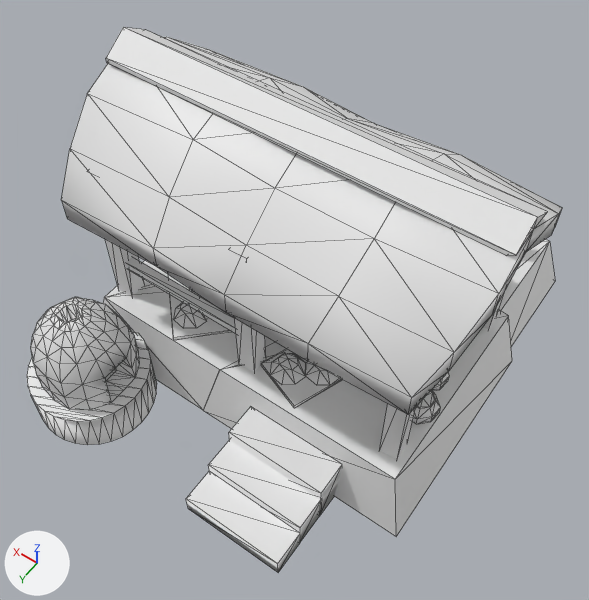
One commit to the COLLADA model art/meshes/structural/maya_protoclassic/farmstead_1.dae: the scene before it, then after it.
The view is the same before and after, from a camera (50 mm lens) standing at (-11.7, 17.5, 27.0) and looking at (-0.6, 2.1, 2.6). Lighting does not change. The marker at lower left points along +X, +Y and +Z. Mesh edges are drawn as thin lines. Materials are left out; every surface is plain grey. Where no turn or scale is listed for an object, it has been applied to the vertices.

Before the edit, the objects in view are built like this:
```python
me_cubo_001 = bpy.data.meshes.new('Cubo.001')
me_cubo_001.from_pydata(...)  # 1587 vertices, 2585 faces; spans x -9.5..6.6, y -8.6..10.5, z -0.9..11.7
me_cubo_001.materials.append(mat_material)
ob_farmister_1 = bpy.data.objects.new('farmister_1', me_cubo_001)
ob_farmister_1.location = (1.44, -0.43, -1.51)
```
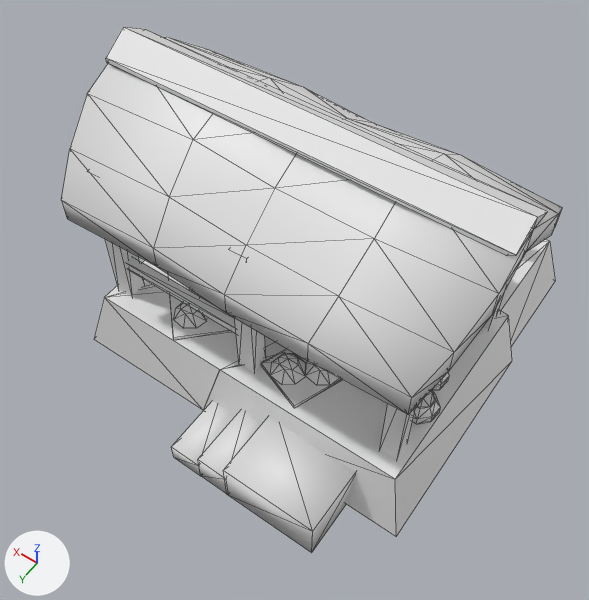
The newer file is also rescaled (x0.8), turned or shifted as a whole; pictures and numbers use the older file's frame.

Changed parts and their boxes [x1, y1, x2, y2] in the pictures (589 x 600 px):
'farmister_1', reshaped (6% narrower): before [27, 27, 562, 573]; after [61, 27, 562, 553]
part 1 of me_cubo_001, added: after [223, 417, 356, 553]
part 2 of me_cubo_001, added: after [198, 410, 262, 494]
part 3 of me_cubo_001, added: after [171, 401, 235, 476]
part 4 of me_cubo_001, deleted: before [31, 297, 139, 409]
part 5 of me_cubo_001, deleted: before [27, 332, 157, 445]
part 6 of me_cubo_001, deleted: before [208, 440, 322, 542]
part 7 of me_cubo_001, deleted: before [229, 407, 342, 514]
part 8 of me_cubo_001, deleted: before [186, 471, 300, 573]

The change, as a diff of the scene's bpy script:
```diff
--- a/art/meshes/structural/maya_protoclassic/farmstead_1.dae.py
+++ b/art/meshes/structural/maya_protoclassic/farmstead_1.dae.py
@@ me_cubo_001 @@
 # used by ob_farmister_1; location = (1.44, -0.43, -1.51)
-me_cubo_001.from_pydata(...)  # 1587 vertices, 2585 faces; spans x -9.5..6.6, y -8.6..10.5, z -0.9..11.7
+me_cubo_001.from_pydata(...)  # 1378 vertices, 2219 faces; spans x -9.5..6.6, y -8.6..8.5, z -0.9..11.7
+# me_cubo_001 part 1: a new loose piece, a box spanning x -7.1..-3.1, y 5.3..8.5, z -0.9..1.1
+# me_cubo_001 part 2: a new loose piece, a box spanning x -3.2..-1.9, y 5.3..8.5, z -0.9..0.5
+# me_cubo_001 part 3: a new loose piece, a box spanning x -1.86..-0.48, y 5.31..8.49, z -0.88..0.01
+# me_cubo_001 part 4: the loose piece of 145 vertices spanning x 2.2..6.0, y 6.1..9.9, z 1.0..4.6 is deleted
+# me_cubo_001 part 5: the loose piece of 64 vertices spanning x 1.6..6.5, y 5.6..10.5, z -0.9..1.0 is deleted
+# me_cubo_001 part 6: the loose piece of 8 vertices spanning x -6.6..-2.3, y 7.0..8.4, z -0.9..0.5 is deleted
+# me_cubo_001 part 7: the loose piece of 8 vertices spanning x -6.6..-2.3, y 5.8..7.1, z -0.9..1.1 is deleted
+# me_cubo_001 part 8: the loose piece of 8 vertices spanning x -6.6..-2.3, y 8.4..9.8, z -0.9..0.0 is deleted
```
